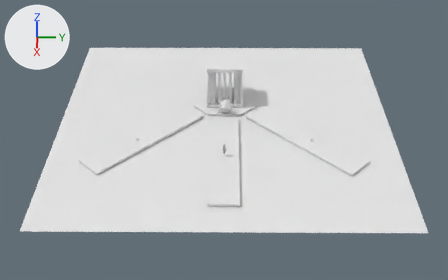
Renders of the Blender file scenes/main.blend from each side of a commit.
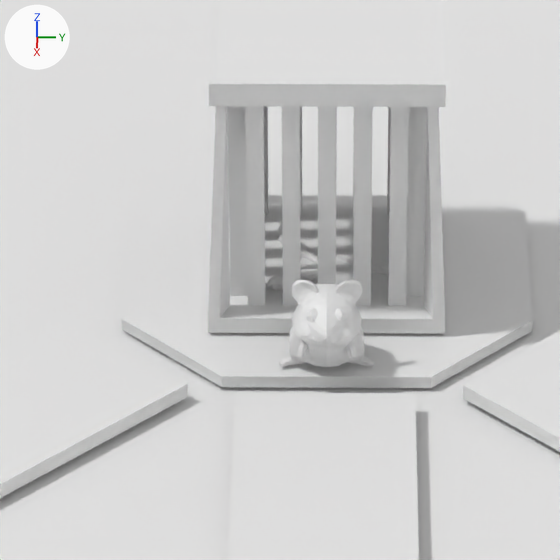
Old and new are each drawn whole from a camera (50 mm lens) standing at (418.5, 2.1, 285.2) and looking at (14.4, -0.5, -9.9) and again close up on the part from 39% to 58% of the width and 20% to 51% of the height. Lighting does not change. The marker at upper left points along +X, +Y and +Z.

In view in the first close-up: 'Cage', 'Ground', 'Ground.001', 'Hamster', 'LeftRightIsle', 'MidIsle'.
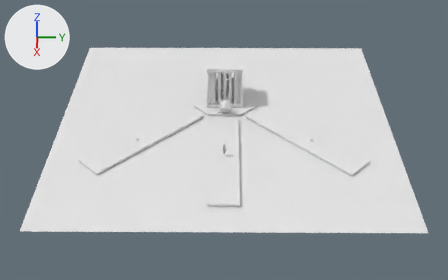
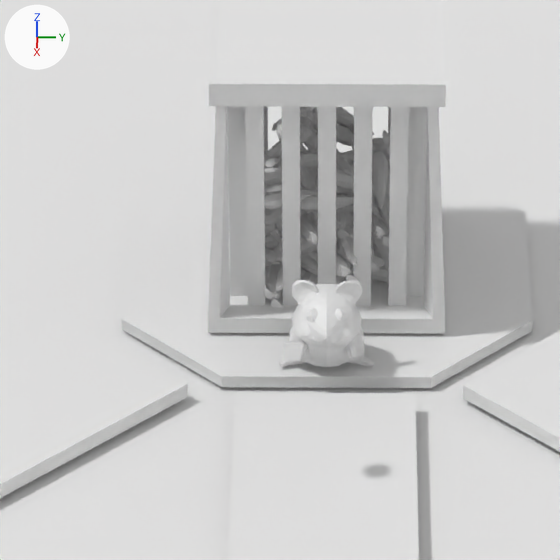
Where the change shows, as pixel boxes [x1, y1, x2, y2] in the close-ups (560 x 560 px):
'CarrotCluster3', added: after [228, 107, 390, 212]
'CarrotCluster2', added: after [264, 145, 390, 254]
'CarrotCluster0', added: after [263, 218, 389, 308]
'CarrotCluster1', added: after [229, 185, 390, 282]
'MenuCamLocation', added: after [284, 342, 301, 361]

What the commit changed:
Mesh me_cube_043 is new.
It has 2720 vertices, 4384 faces and spans x -13.3..12.8, y -8.1..6.3, z -10.4..12.5.
Mesh me_cube_042 is new.
It has 2720 vertices, 4384 faces and spans x -10.7..12.5, y -8.4..7.6, z -13.0..12.9.
Mesh me_cube_040 is new.
It has 2720 vertices, 4384 faces and spans x -12.4..10.8, y -6.4..9.6, z -7.5..18.4.
Mesh me_cube_037 is new.
It has 2720 vertices, 4384 faces and spans x -7.4..18.8, y -14.0..0.4, z -16.2..6.8.
Object 'MenuCamLocation' (ob_menucamlocation) is new; it shows a copy of the mesh of ob_loseright.
Its location is (12.0, -4.0, 17.0).
Its rotation in degrees is (63, 0, 90).
Object 'CarrotCluster3' (ob_carrotcluster3) is new; it shows me_cube_043.
Its location is (-35.8, -0.7, 15.2).
Its rotation in degrees is (96, 155, -192).
Object 'CarrotCluster2' (ob_carrotcluster2) is new; it shows me_cube_042.
Its location is (-34.1, -0.3, 10.2).
Its rotation in degrees is (96, 155, -29).
Object 'CarrotCluster0' (ob_carrotcluster0) is new; it shows me_cube_040.
Its location is (-39.9, -2.0, 3.7).
Its rotation in degrees is (96, 155, 87).
Object 'CarrotCluster1' (ob_carrotcluster1) is new; it shows me_cube_037.
Its location is (-29.0, -8.0, 4.0).
Its rotation in degrees is (96, 155, -7.1).
